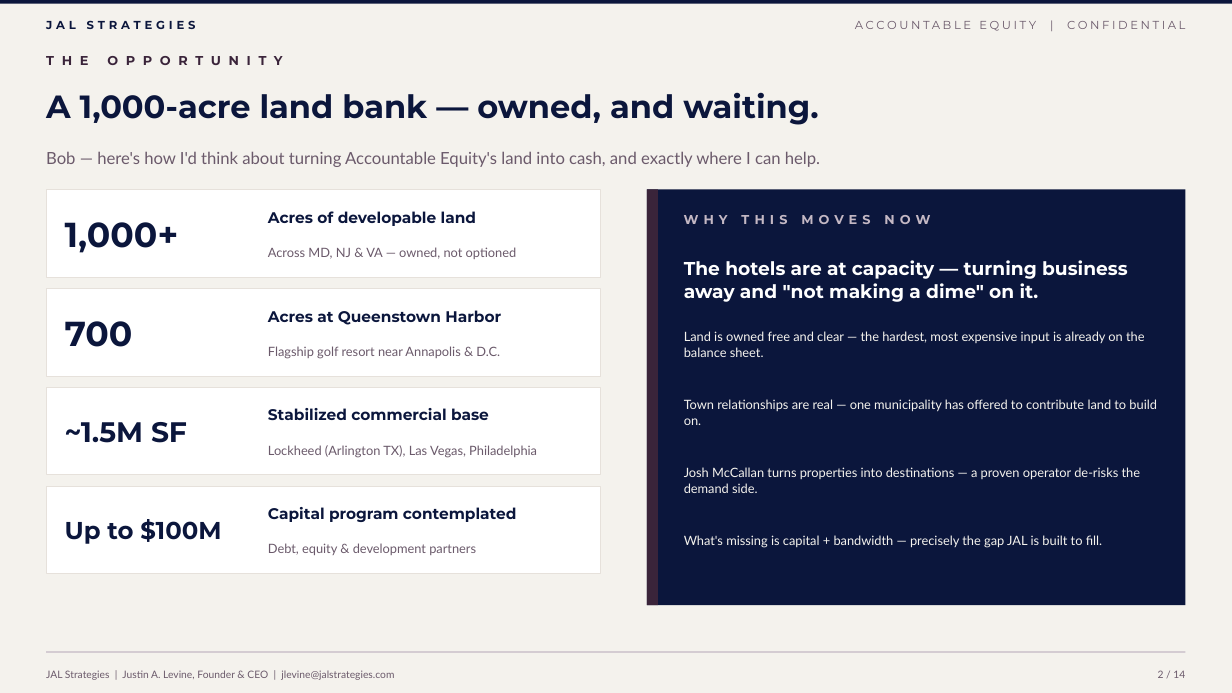
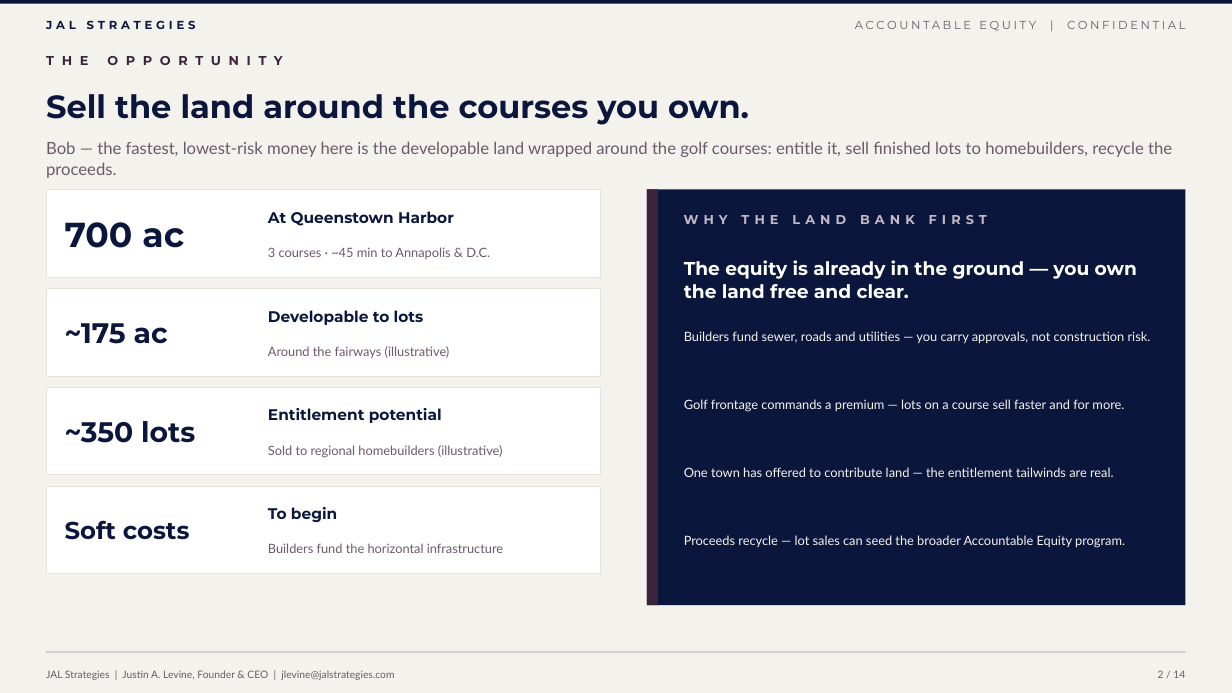
Before and after one commit to jlevine711/Apex, a slide deck: slide 2 of JAL_Accountable_Equity_Proposal.pptx. Drawn at 1232x693 pixels with LibreOffice and Linux fonts; fonts in the diff are those of the drawing. Boxes give left, top, right and bottom in pixels: in the first picture for what was removed or moved away, otherwise in the second. Text is boxed around its words. In the diff, an @@ line names an element or a change of style, - is before the commit and + after.

```diff
--- a/JAL_Accountable_Equity_Proposal.pptx
+++ b/JAL_Accountable_Equity_Proposal.pptx
@@ text at box(46, 94, 749, 125): text changed @@
-A 1,000-acre land bank — owned, and waiting.
+Sell the land around the courses you own.
@@ text at box(46, 141, 1172, 178): text changed @@
-Bob — here's how I'd think about turning Accountable Equity's land into cash, and exactly where I can help.
+Bob — the fastest, lowest-risk money here is the developable land wrapped around the golf courses: entitle it, sell finished lots to homebuilders, recycle the proceeds.
@@ text at box(65, 222, 184, 248): text changed @@
-1,000+
+700 ac
@@ text at box(268, 211, 454, 226): text changed @@
-Acres of developable land
+At Queenstown Harbor
@@ text at box(684, 215, 987, 224): text changed @@
-WHY THIS MOVES NOW
+WHY THE LAND BANK FIRST
@@ text at box(268, 247, 490, 259): text changed @@
-Across MD, NJ & VA — owned, not optioned
+3 courses · ~45 min to Annapolis & D.C.
@@ text at box(684, 260, 1137, 298): text changed @@
-The hotels are at capacity — turning business away and "not making a dime" on it.
+The equity is already in the ground — you own the land free and clear.
@@ text at box(65, 323, 168, 344): text changed; size 27 to 22 pt @@
-700
+~175 ac
@@ text at box(268, 310, 424, 325): text changed @@
-Acres at Queenstown Harbor
+Developable to lots
@@ text at box(268, 346, 450, 358): text changed @@
-Flagship golf resort near Annapolis & D.C.
+Around the fairways (illustrative)
@@ text at box(684, 331, 1151, 344): text changed @@
-Land is owned free and clear — the hardest, most expensive input is already on the balance sheet.
+Builders fund sewer, roads and utilities — you carry approvals, not construction risk.
@@ text at box(268, 408, 442, 423): text changed @@
-Stabilized commercial base
+Entitlement potential
@@ text at box(684, 399, 1124, 412): text changed @@
-Town relationships are real — one municipality has offered to contribute land to build on.
+Golf frontage commands a premium — lots on a course sell faster and for more.
@@ text at box(65, 421, 195, 443): text changed @@
-~1.5M SF
+~350 lots
@@ text at box(268, 445, 503, 457): text changed @@
-Lockheed (Arlington TX), Las Vegas, Philadelphia
+Sold to regional homebuilders (illustrative)
@@ text at box(684, 467, 1114, 477): text changed @@
-Josh McCallan turns properties into destinations — a proven operator de-risks the demand side.
+One town has offered to contribute land — the entitlement tailwinds are real.
@@ text at box(268, 507, 337, 522): text changed @@
-Capital program contemplated
+To begin
@@ text at box(65, 520, 190, 540): text changed @@
-Up to $100M
+Soft costs
@@ text at box(684, 535, 1125, 548): text changed @@
-What's missing is capital + bandwidth — precisely the gap JAL is built to fill.
+Proceeds recycle — lot sales can seed the broader Accountable Equity program.
@@ text at box(268, 543, 503, 553): text changed @@
-Debt, equity & development partners
+Builders fund the horizontal infrastructure
```
Also in this commit, not shown: 10 other slides changed, 2 slides added, 2 slides removed, 2 other files.
